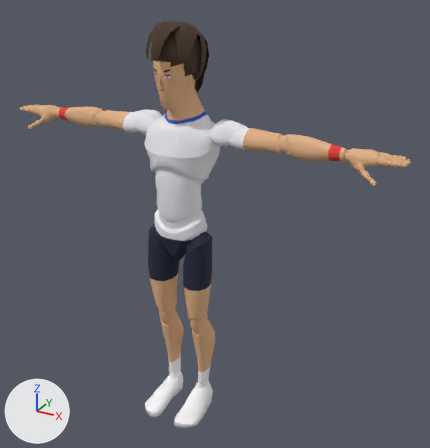
One commit to the glTF model sweetspot/models/players/p04.glb: the scene before it, then after it.
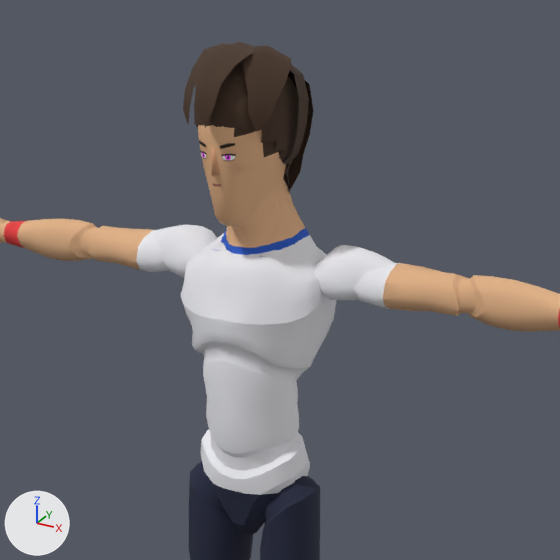
There are two pictures of each version: one whole from a 50 mm camera at (1.35, -2.13, 2.12) aimed at (0.14, 0.08, 1.01), one close up on the part from 13% to 77% of the width and 0% to 61% of the height. The axes (+X, +Y, +Z) are drawn at lower left. The lights are the same throughout. The older version's two pictures come first. Vertices at exactly the same position are counted once.

The older version as bpy lines, for what is in view:
```python
me_hair = bpy.data.meshes.new('Hair')
me_hair.from_pydata(...)  # 478 vertices, 908 faces; spans x -0.111..0.111, y -0.154..0.163, z 1.573..1.904
me_hair.materials.append(mat_palette)  # picture img_palette
me_mannequin = bpy.data.meshes.new('Mannequin')
me_mannequin.from_pydata(...)  # 7378 vertices, 14511 faces; spans x -0.97..0.97, y -0.21..0.14, z 0.0..1.86
me_mannequin.materials.append(mat_palette)  # picture img_palette
ob_body = bpy.data.objects.new('Body', me_mannequin)
ob_body.location = (0.0, 0.0, 0.0)
ob_hair = bpy.data.objects.new('Hair', me_hair)
ob_hair.location = (0.0, 0.0, 0.0)
```
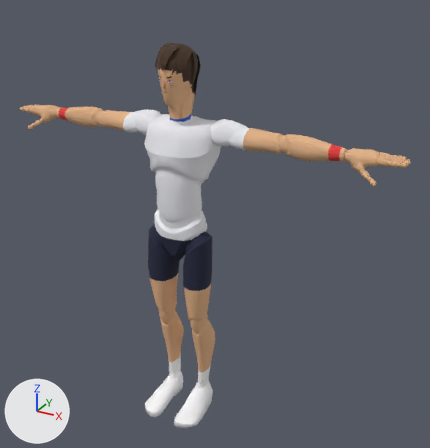
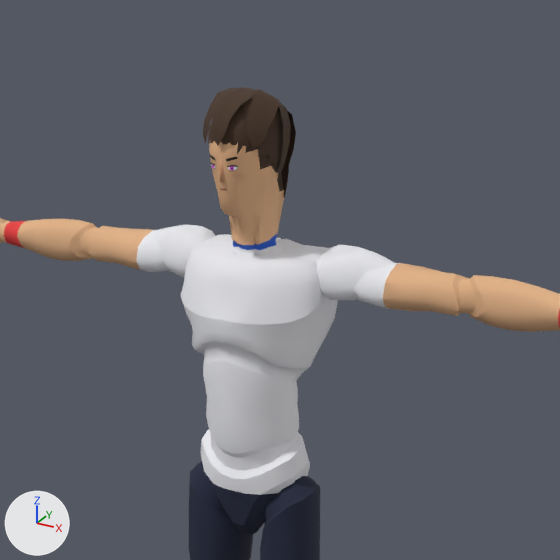
Location of each change, (x1, y1, x2, y2) in pixels of the close-ups (560 x 560 px; the box of a moved part takes in the faces that stretch with it):
'Body', reshaped
    before: (0, 124, 560, 560)
    after: (0, 141, 560, 560)
'Hair', reshaped (29% narrower, 26% shorter)
    before: (183, 42, 314, 193)
    after: (203, 87, 296, 198)
part 1 of me_mannequin, moved or reshaped
    before: (163, 124, 360, 290)
    after: (163, 141, 360, 290)
part 2 of me_mannequin, surface changed
    before: (212, 128, 263, 257)
    after: (209, 143, 266, 262)
part 3 of me_hair, rebuilt
    before: (194, 60, 299, 193)
    after: (208, 104, 284, 186)
part 4 of me_hair, rebuilt
    before: (288, 74, 314, 192)
    after: (281, 111, 296, 198)
part 5 of me_hair, rebuilt
    before: (287, 64, 309, 163)
    after: (273, 96, 291, 172)
part 6 of me_hair, added (brown)
    after: (203, 87, 279, 149)
part 7 of me_hair, deleted (brown)
    before: (183, 42, 291, 132)

What changed in the scene script:
```text
Change me_mannequin:
    used by ob_body; location = (0.0, 0.0, 0.0)
    remove me_mannequin.from_pydata(...)  # 7378 vertices, 14511 faces; spans x -0.97..0.97, y -0.21..0.14, z 0.0..1.86
    add me_mannequin.from_pydata(...)  # 7380 vertices, 14515 faces; spans x -0.97..0.97, y -0.21..0.14, z 0.0..1.79
    me_mannequin part 1: 311 vertices moved from x -0.21..0.21, y -0.13..0.14, z 1.32..1.86 to x -0.21..0.21, y -0.1..0.14, z 1.33..1.79; 107 vertices removed from x -0.12..0.12, y -0.04..0.12, z 1.48..1.6; 109 vertices added at x -0.13..0.13, y -0.05..0.1, z 1.48..1.61
    me_mannequin part 2: 5 kept faces spanning x -0.06..0.06, y -0.09..0.06, z 1.48..1.73 get new texture (UV) coordinates
Change me_hair:
    used by ob_hair; location = (0.0, 0.0, 0.0)
    remove me_hair.from_pydata(...)  # 478 vertices, 908 faces; spans x -0.111..0.111, y -0.154..0.163, z 1.573..1.904
    add me_hair.from_pydata(...)  # 479 vertices, 908 faces; spans x -0.079..0.079, y -0.109..0.118, z 1.571..1.818
    me_hair part 3: the loose piece of 253 vertices spanning x -0.091..0.091, y -0.125..0.133, z 1.573..1.872 is rebuilt with 253 vertices and now spans x -0.068..0.068, y -0.096..0.101, z 1.571..1.8
    me_hair part 4: the loose piece of 84 vertices spanning x -0.086..0.086, y 0.045..0.163, z 1.577..1.871 is rebuilt with 84 vertices and now spans x -0.063..0.063, y 0.031..0.118, z 1.573..1.799
    me_hair part 5: the loose piece of 57 vertices spanning x -0.111..0.111, y 0.007..0.113, z 1.67..1.873 is rebuilt with 58 vertices and now spans x -0.079..0.079, y 0.004..0.081, z 1.653..1.801
    me_hair part 6: a new loose piece of 84 vertices spanning x -0.078..0.078, y -0.109..0.056, z 1.711..1.818, in mat_palette (picture img_palette)
    me_hair part 7: 84 vertices removed from x -0.111..0.111, y -0.154..0.077, z 1.748..1.904
```
